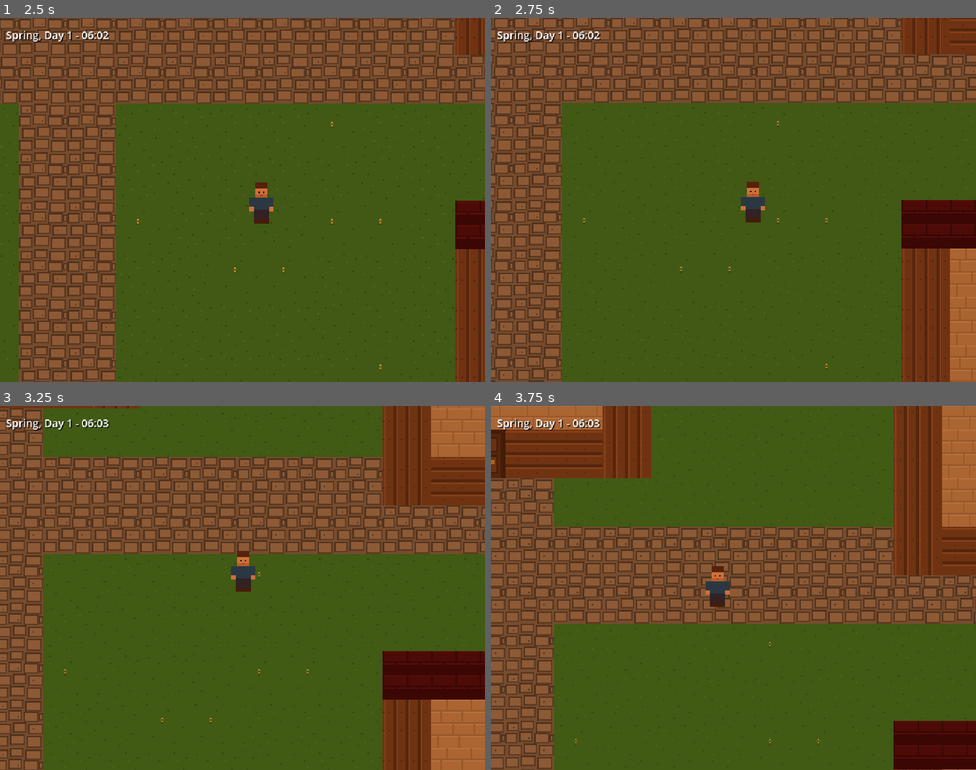
Above: before the commit, frames 1-4 (two rows, left to right).
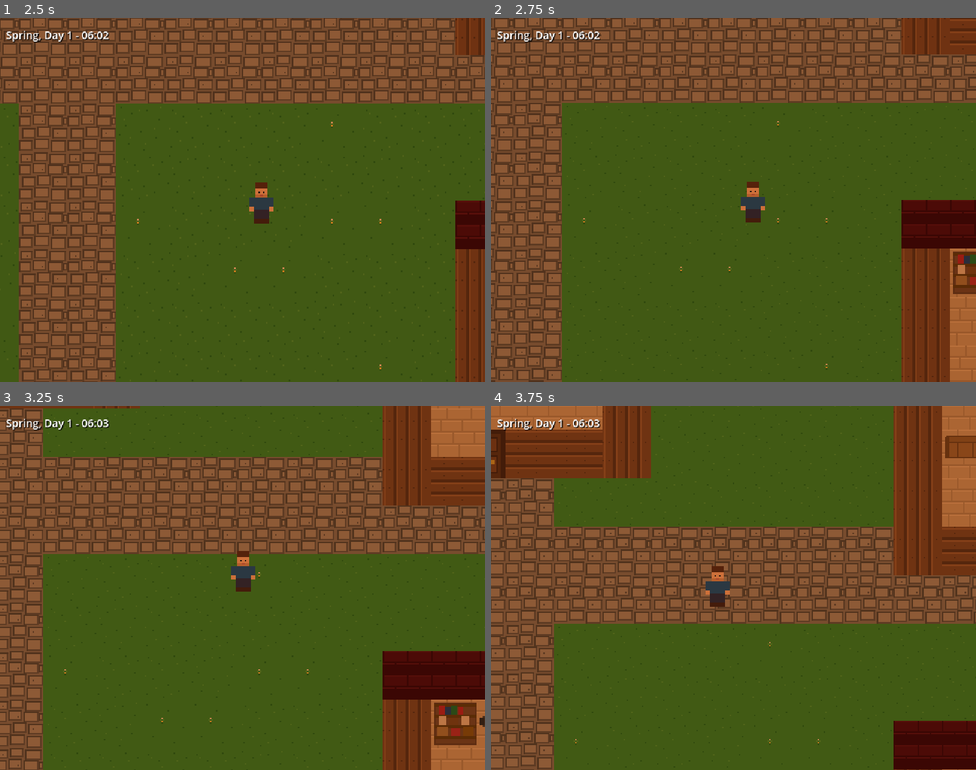
Above: after the commit, the same moments.

Repository: OmuNaman/detailed_game
Game: Godot game, scene res://scenes/world/town.tscn
The game is run twice, just before and just after one commit, with the same random seed, the same clock (stepped at 60 frames per second) and the same inputs.
Inputs:
- Up to frame 1 (2.5 s): tap Enter at 0.5 s; hold D (move_right) 0.53-1.28 s; hold E (interact) 0.53-1.28 s; hold S (move_down) 1.28-2.03 s; tap E (interact) at 1.35 s; hold D (move_right) from 2.03 s (still down); hold E (interact) from 2.03 s (still down)
- Up to frame 2 (2.75 s): keep holding D (move_right); keep holding E (interact)
- Up to frame 3 (3.25 s): release D (move_right) at 2.78 s; release E (interact) at 2.78 s; hold W (move_up) from 2.78 s (still down); tap E (interact) at 2.85 s
- Up to frame 4 (3.75 s): release W (move_up) at 3.53 s; hold A (move_left) from 3.53 s (still down); hold E (interact) from 3.53 s (still down)

Frame 1 is identical in both runs. In frame 2, 0.5% of the frame differs, in the area x 95-100%, y 64-76%; in frame 3, 1.0%, in the area x 89-100%, y 81-94%; in frame 4, 0.4%.

Commit message:
feat: add 10 furniture types with unique per-building layouts
Each building now has distinct interior character — Church with altar
and pews, Tavern with bar counter and barrels, Houses with bed/shelf/table.
Dual-layer rendering puts floor underneath furniture sprites.

Co-Authored-By: Claude Opus 4.6 <noreply@anthropic.com>

Diff:
--- a/scripts/world/town_generator.gd
+++ b/scripts/world/town_generator.gd
@@ -8,7 +8,9 @@
 
 # Tile IDs (used in the _map array and as TileSet atlas coords)
 enum Tile { GRASS1, PATH, WATER, WALL_FRONT, FLOOR, ROOF, DOOR, GRASS2, GRASS3, WALL_SIDE,
-	COBBLESTONE, DIRT_PATH }
+	COBBLESTONE, DIRT_PATH,
+	# --- Furniture ---
+	BED, TABLE, COUNTER, OVEN, ANVIL, PEW, ALTAR, BARREL, SHELF, DESK }
 # Atlas layout: each tile gets column = Tile enum value, row = 0
 
 # Grass variant weights for visual variety
@@ -89,6 +91,7 @@
 	_init_map()
 	_carve_paths()
 	_place_buildings()
+	_place_furniture()
 	_place_water()
 	_render_map()
 	_build_astar()
@@ -126,6 +129,17 @@
 		"res://assets/sprites/tiles/wall_side.png",   # 9 = WALL_SIDE
 		"res://assets/sprites/tiles/cobblestone.png", # 10 = COBBLESTONE
 		"res://assets/sprites/tiles/dirt_path.png",   # 11 = DIRT_PATH
+		# --- Furniture ---
+		"res://assets/sprites/tiles/bed.png",         # 12 = BED
+		"res://assets/sprites/tiles/table.png",       # 13 = TABLE
+		"res://assets/sprites/tiles/counter.png",     # 14 = COUNTER
+		"res://assets/sprites/tiles/oven.png",        # 15 = OVEN
+		"res://assets/sprites/tiles/anvil.png",       # 16 = ANVIL
+		"res://assets/sprites/tiles/pew.png",         # 17 = PEW
+		"res://assets/sprites/tiles/altar.png",       # 18 = ALTAR
+		"res://assets/sprites/tiles/barrel.png",      # 19 = BARREL
+		"res://assets/sprites/tiles/shelf.png",       # 20 = SHELF
+		"res://assets/sprites/tiles/desk.png",        # 21 = DESK
 	]
 
 	# Build a horizontal atlas image (N tiles wide, 1 tile tall)
@@ -250,6 +264,75 @@
 		_set_tile(door_x, gy + h - 1, Tile.DOOR)
 
 
+func _place_furniture() -> void:
+	## Coordinates are interior offsets from (gx+1, gy+1).
+	## Each entry: [dx, dy, TileType]
+
+	var layouts: Dictionary = {
+		"Church": [
+			# 5×6 interior → 11 furniture, 19 walkable
+			[1, 0, Tile.ALTAR], [2, 0, Tile.ALTAR], [3, 0, Tile.ALTAR],
+			[0, 2, Tile.PEW], [1, 2, Tile.PEW], [3, 2, Tile.PEW], [4, 2, Tile.PEW],
+			[0, 4, Tile.PEW], [1, 4, Tile.PEW], [3, 4, Tile.PEW], [4, 4, Tile.PEW],
+		],
+		"Tavern": [
+			# 6×4 interior → 8 furniture, 16 walkable
+			[1, 0, Tile.COUNTER], [2, 0, Tile.COUNTER],
+			[3, 0, Tile.COUNTER], [4, 0, Tile.COUNTER],
+			[0, 0, Tile.BARREL], [5, 0, Tile.BARREL],
+			[0, 2, Tile.TABLE], [5, 2, Tile.TABLE],
+		],
+		"Bakery": [
+			# 4×3 interior → 3 furniture, 9 walkable
+			[0, 0, Tile.OVEN],
+			[0, 2, Tile.COUNTER], [1, 2, Tile.COUNTER],
+		],
+		"Blacksmith": [
+			# 4×3 interior → 3 furniture, 9 walkable
+			[0, 0, Tile.SHELF], [1, 0, Tile.ANVIL], [3, 0, Tile.BARREL],
+		],
+		"General Store": [
+			# 5×3 interior → 5 furniture, 10 walkable
+			[0, 0, Tile.SHELF], [1, 0, Tile.SHELF], [2, 0, Tile.SHELF],
+			[0, 2, Tile.COUNTER], [1, 2, Tile.COUNTER],
+		],
+		"Sheriff Office": [
+			# 4×3 interior → 3 furniture, 9 walkable
+			[0, 0, Tile.DESK], [1, 0, Tile.DESK], [3, 0, Tile.SHELF],
+		],
+		"Courthouse": [
+			# 6×3 interior → 6 furniture, 12 walkable
+			[0, 0, Tile.DESK], [2, 0, Tile.DESK], [3, 0, Tile.DESK],
+			[1, 2, Tile.PEW], [2, 2, Tile.PEW], [4, 2, Tile.PEW],
+		],
+	}
+
+	# Houses: 4×3 interior = 12 tiles → 3 furniture, 9 walkable
+	var house_layout: Array = [
+		[0, 0, Tile.BED], [1, 0, Tile.SHELF], [1, 2, Tile.TABLE],
+	]
+
+	for bld: Dictionary in _buildings:
+		var bld_name: String = bld["name"]
+		var interior_x: int = bld["gx"] + 1
+		var interior_y: int = bld["gy"] + 1
+
+		var layout: Array = []
+		if layouts.has(bld_name):
+			layout = layouts[bld_name]
+		elif bld_name.begins_with("House"):
+			layout = house_layout
+
+		for item: Array in layout:
+			_set_tile(interior_x + item[0], interior_y + item[1], item[2])
+
+	# Debug: verify walkable counts
+	if OS.is_debug_build():
+		var counts: Dictionary = get_building_interior_positions()
+		for bld_name: String in counts:
+			print("[Furniture] %s: %d walkable tiles" % [bld_name, counts[bld_name].size()])
+
+
 func _place_water() -> void:
 	for y: int in range(36, 42):
 		for x: int in range(46, 55):
@@ -282,6 +365,10 @@
 
 			# Roofs and walls go on building layer (renders above ground)
 			if tile_id == Tile.ROOF or tile_id == Tile.WALL_FRONT or tile_id == Tile.WALL_SIDE:
+				_building_layer.set_cell(coord, 0, atlas_coord)
+			elif tile_id >= Tile.BED:
+				# Furniture: floor underneath + furniture sprite on top
+				_ground_layer.set_cell(coord, 0, Vector2i(Tile.FLOOR, 0))
 				_building_layer.set_cell(coord, 0, atlas_coord)
 			else:
 				_ground_layer.set_cell(coord, 0, atlas_coord)
Binary file added: assets/sprites/tiles/altar.png
Not shown, added: assets/sprites/tiles/altar.png.import
Binary file added: assets/sprites/tiles/anvil.png
Not shown, added: assets/sprites/tiles/anvil.png.import
Binary file added: assets/sprites/tiles/barrel.png
Not shown, added: assets/sprites/tiles/barrel.png.import
Binary file added: assets/sprites/tiles/bed.png
Not shown, added: assets/sprites/tiles/bed.png.import
Binary file added: assets/sprites/tiles/counter.png
Not shown, added: assets/sprites/tiles/counter.png.import
Binary file added: assets/sprites/tiles/desk.png
Not shown, added: assets/sprites/tiles/desk.png.import
(and 10 more such lines)
